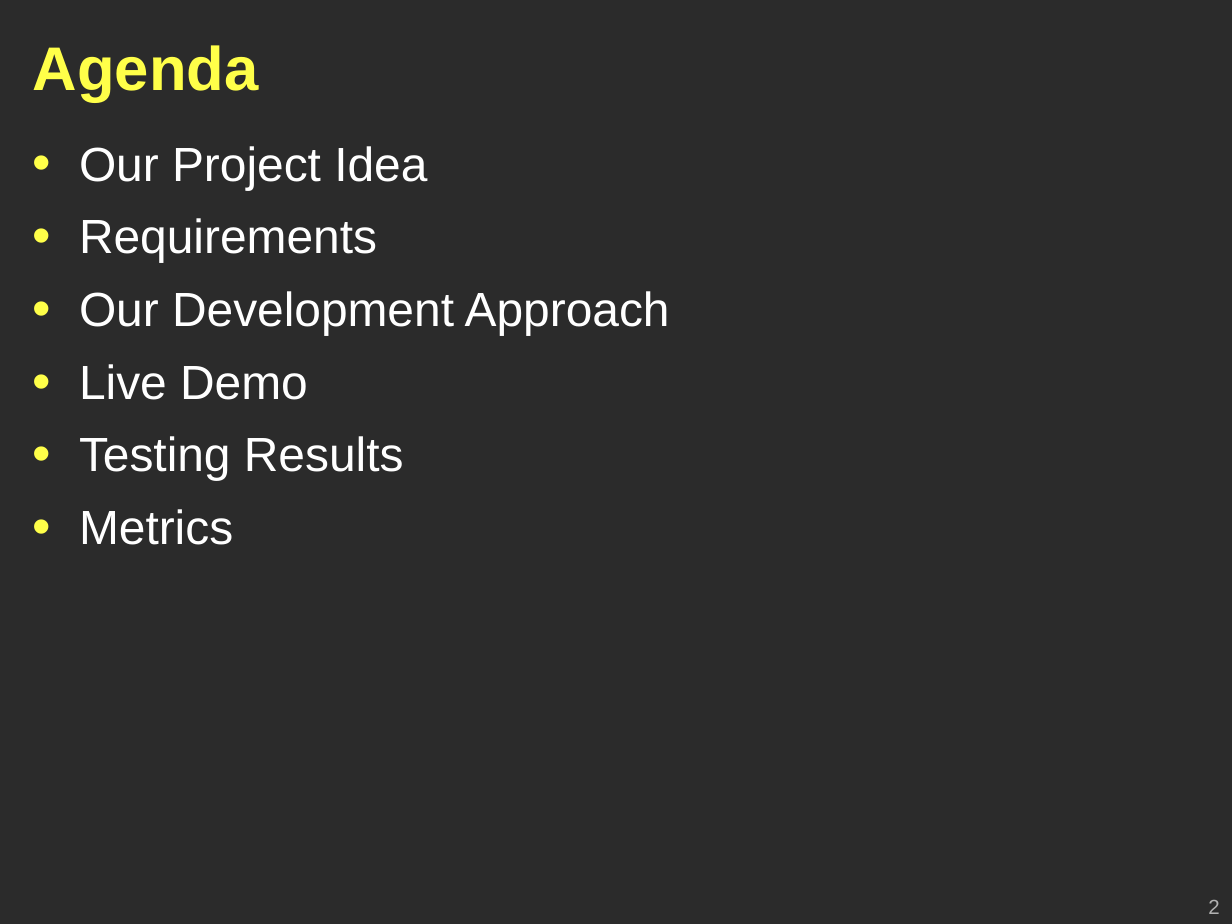
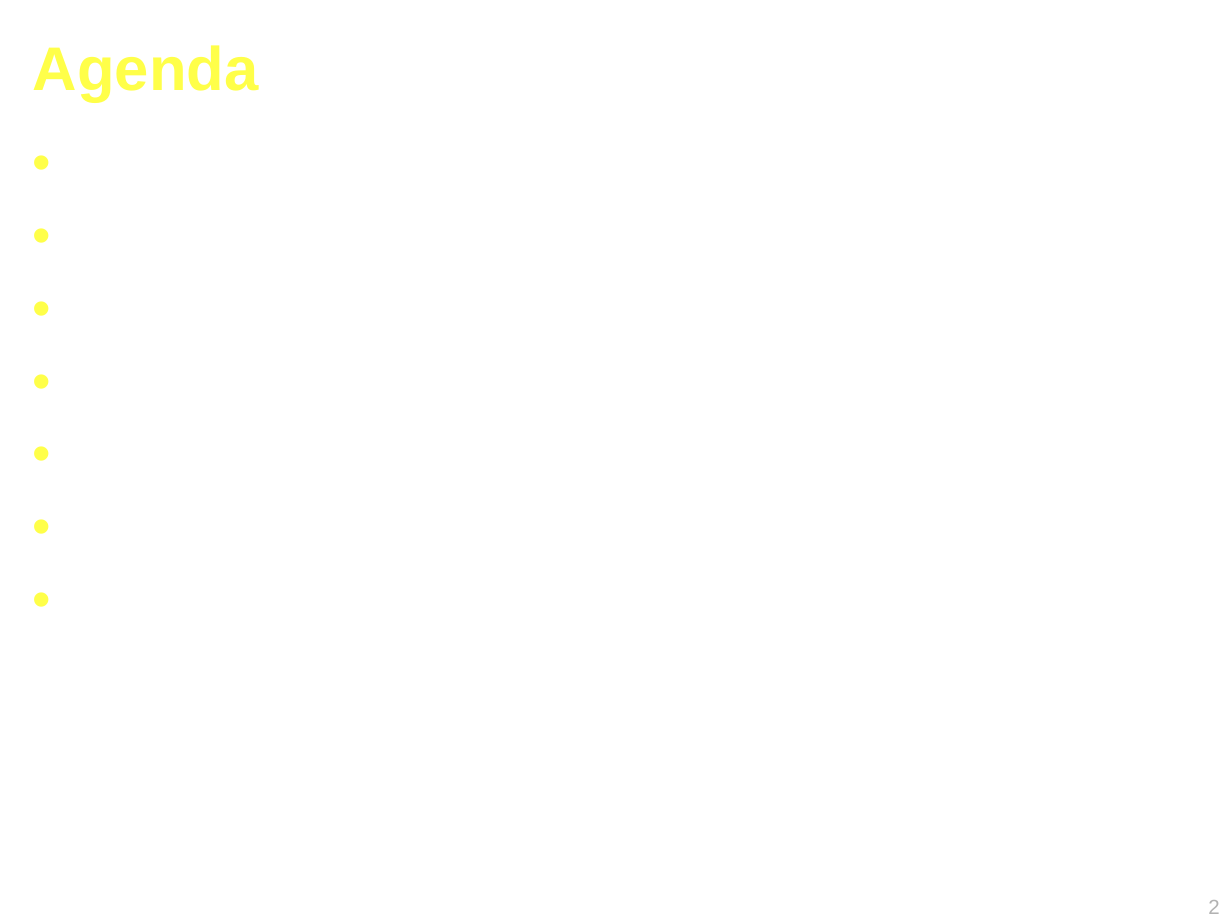
Before and after one commit to Geoffsc/psu-edu-sweng500, a slide deck: slide 2 of docs/presentation/sweng500-carpool-presentation.ppt. Drawn at 1232x924 pixels with LibreOffice and Linux fonts; fonts in the diff are those of the drawing; background and template pictures are left out; a plain dark background stands for a picture behind light text. Boxes give left, top, right and bottom in pixels: in the first picture for what was removed or moved away, otherwise in the second. Text is boxed around its words. In the diff, an @@ line names an element or a change of style, - is before the commit and + after.

```diff
--- a/docs/presentation/sweng500-carpool-presentation.ppt
+++ b/docs/presentation/sweng500-carpool-presentation.ppt
@@ background picture (left out) to #FFFFFF @@
@@ text removed at box(79, 146, 670, 545) @@
-• Our Project Idea
-• Requirements
-• Our Development Approach
-• Live Demo
-• Testing Results
-• Metrics
```
Also in this commit, not shown: 30 other slides changed, 1 slide added.
